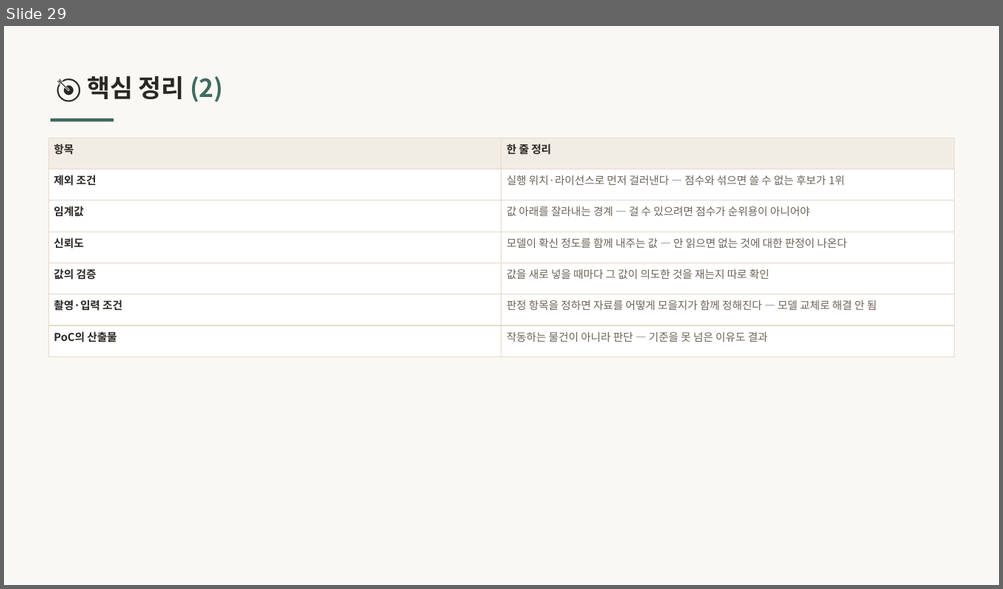
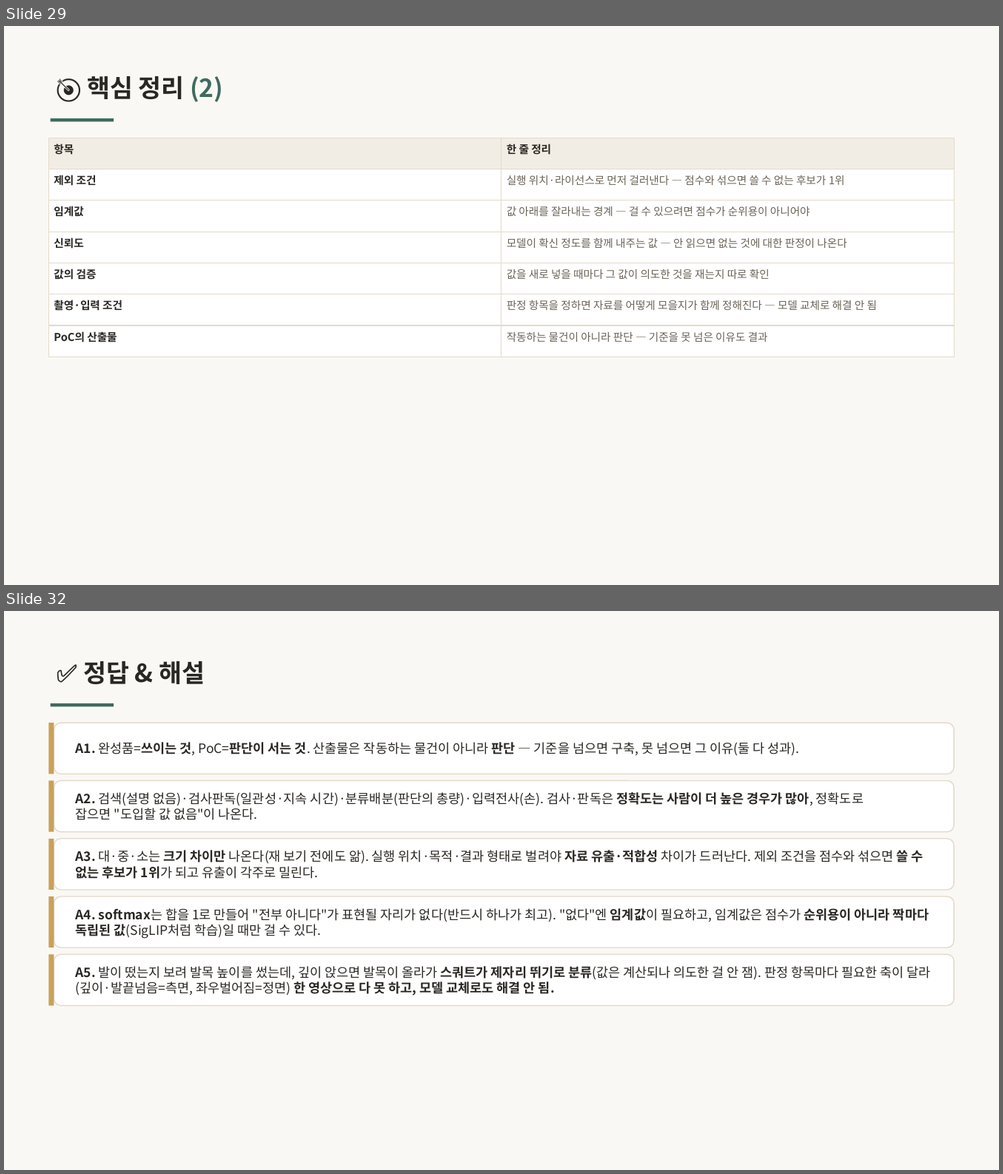
Before and after one commit to inseoklee-ai/study-room, a slide deck: main-quest/main-quest.pptx. Shown one above the other, each under a label of ours: slide 29 before the commit, slides 29 and 32 after it; the slides between them are not shown. The pictures are 1003x589 and 1003x1174 pixels, drawn with LibreOffice and Linux fonts; fonts in the diff are those of the drawing. Boxes give left, top, right and bottom in pixels: in the first picture for what was removed or moved away, otherwise in the second. Text is boxed around its words. In the diff, an @@ line names an element or a change of style, - is before the commit and + after.

```diff
--- a/main-quest/main-quest.pptx
+++ b/main-quest/main-quest.pptx
@@ slide 32 added at (4, 611, 999, 1170), background #FAF8F4 @@
@@ text added at (83, 661, 205, 684), 24 pt, text #2A2723, bold @@
+✅ 정답 & 해설
@@ rectangle added at (51, 703, 114, 706), fill #3F6B5F @@
@@ rectangle added at (48, 723, 54, 775), fill #C8A15A @@
@@ rounded rectangle added at (54, 723, 954, 775), fill #FFFFFF, outline #E3DACB 1 pt @@
@@ text added at (76, 742, 799, 756), 12.5 pt, text #2A2723 @@
+A1. 완성품=쓰이는 것, PoC=판단이 서는 것. 산출물은 작동하는 물건이 아니라 판단 — 기준을 넘으면 구축, 못 넘으면 그 이유(둘 다 성과).
@@ rectangle added at (48, 781, 54, 832), fill #C8A15A @@
@@ rounded rectangle added at (54, 781, 954, 832), fill #FFFFFF, outline #E3DACB 1 pt @@
@@ text added at (76, 792, 863, 820), 12.5 pt, text #2A2723 @@
+A2. 검색(설명 없음)·검사판독(일관성·지속 시간)·분류배분(판단의 총량)·입력전사(손). 검사·판독은 정확도는 사람이 더 높은 경우가 많아, 정확도로 잡으면 "도입할 값 없음"이 나온다.
@@ rectangle added at (48, 839, 54, 890), fill #C8A15A @@
@@ rounded rectangle added at (54, 839, 954, 890), fill #FFFFFF, outline #E3DACB 1 pt @@
@@ text added at (76, 849, 923, 879), 12.5 pt, text #2A2723 @@
+A3. 대·중·소는 크기 차이만 나온다(재 보기 전에도 앎). 실행 위치·목적·결과 형태로 벌려야 자료 유출·적합성 차이가 드러난다. 제외 조건을 점수와 섞으면 쓸 수 없는 후보가 1위가 되고 유출이 각주로 밀린다.
@@ rectangle added at (48, 897, 54, 948), fill #C8A15A @@
@@ rounded rectangle added at (54, 897, 954, 948), fill #FFFFFF, outline #E3DACB 1 pt @@
@@ text added at (76, 908, 928, 939), 12.5 pt, text #2A2723 @@
+A4. softmax는 합을 1로 만들어 "전부 아니다"가 표현될 자리가 없다(반드시 하나가 최고). "없다"엔 임계값이 필요하고, 임계값은 점수가 순위용이 아니라 짝마다 독립된 값(SigLIP처럼 학습)일 때만 걸 수 있다.
@@ rectangle added at (48, 955, 54, 1006), fill #C8A15A @@
@@ rounded rectangle added at (54, 955, 954, 1006), fill #FFFFFF, outline #E3DACB 1 pt @@
@@ text added at (76, 966, 930, 996), 12.5 pt, text #2A2723 @@
+A5. 발이 떴는지 보려 발목 높이를 썼는데, 깊이 앉으면 발목이 올라가 스쿼트가 제자리 뛰기로 분류(값은 계산되나 의도한 걸 안 잼). 판정 항목마다 필요한 축이 달라(깊이·발끝넘음=측면, 좌우벌어짐=정면) 한 영상으로 다 못 하고, 모델 교체로도 해결 안 됨.
```
Also in this commit, not shown: 1 slide changed, 1 other slide added, 1 other file.
